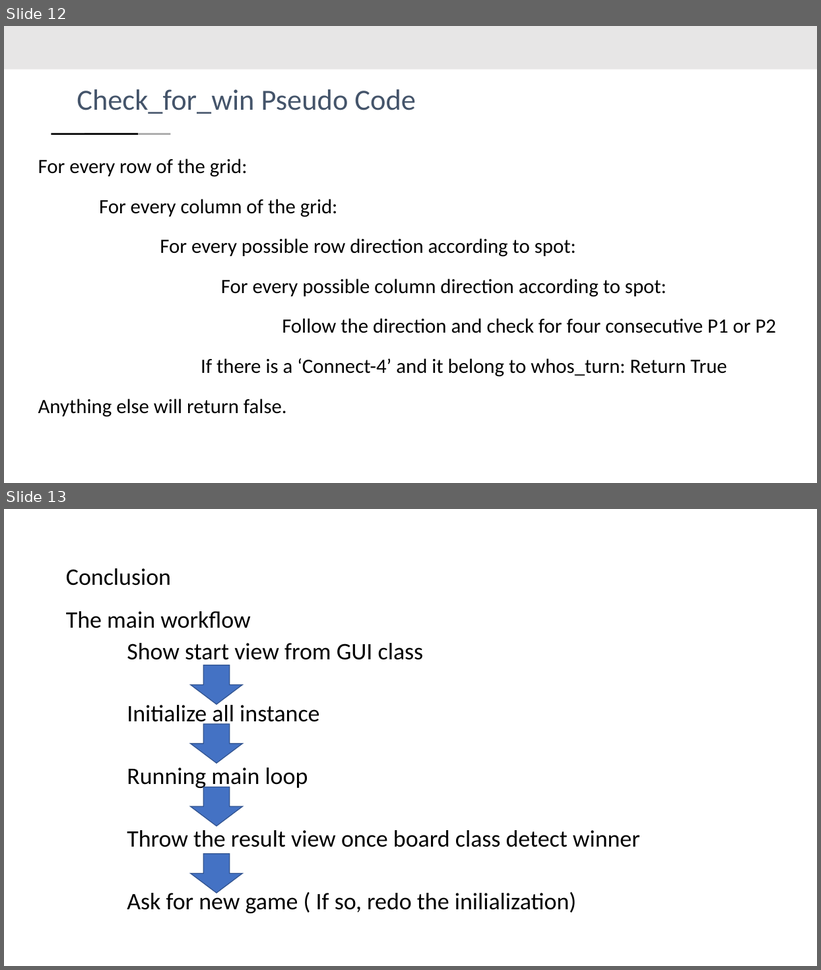
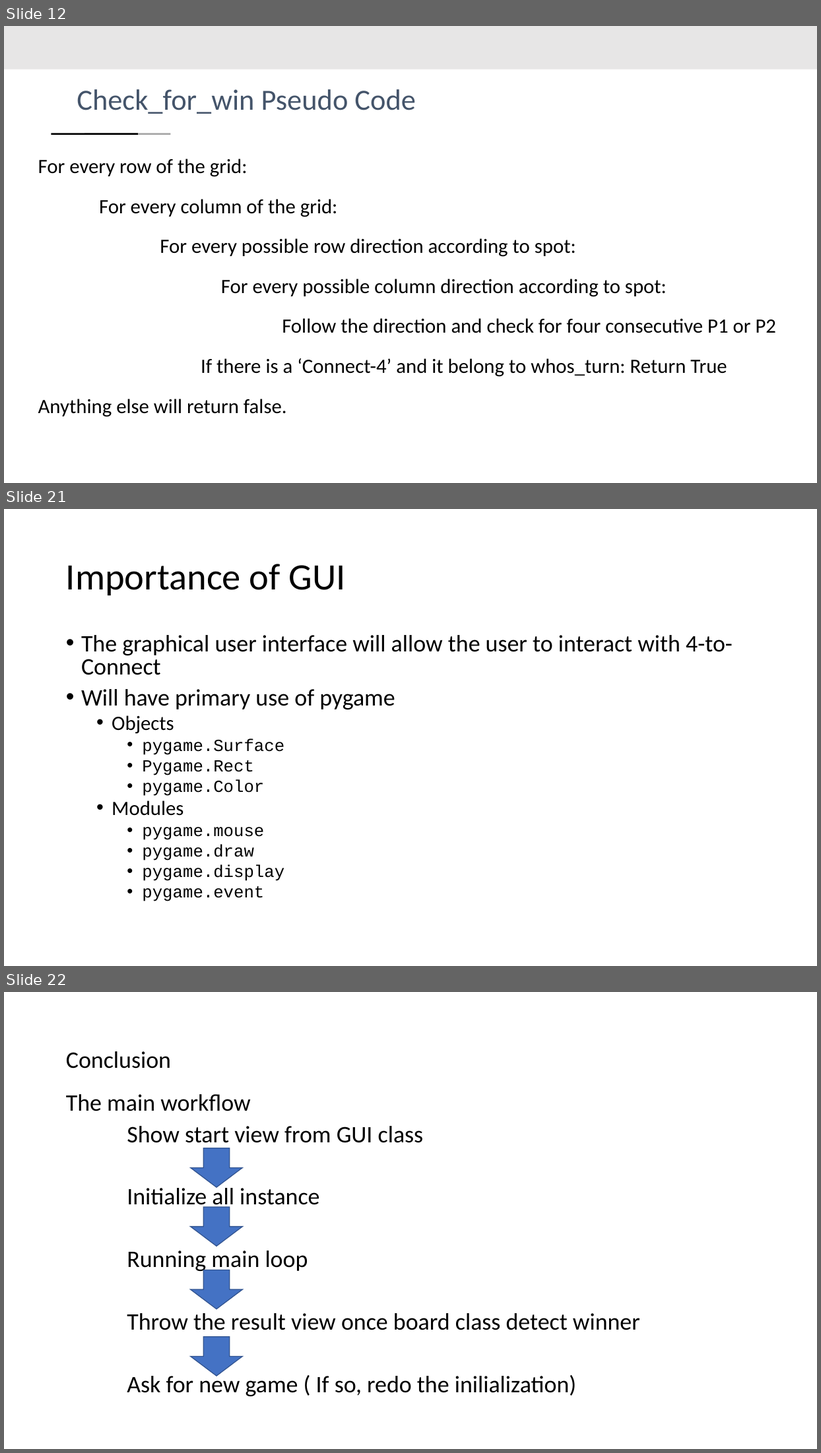
Before and after one commit to yangyaoi/Connect-Four-Project, a slide deck: Documents/design review presentation/Design Presentation Final.pptx. Shown one above the other, each under a label of ours: slides 12 and 13 before the commit, slides 12, 21 and 22 after it; the slides between them are not shown. The pictures are 821x970 and 821x1453 pixels, drawn with LibreOffice and Linux fonts; fonts in the diff are those of the drawing. Boxes give left, top, right and bottom in pixels: in the first picture for what was removed or moved away, otherwise in the second. Text is boxed around its words. In the diff, an @@ line names an element or a change of style, - is before the commit and + after.

```diff
--- a/Documents/design review presentation/Design Presentation Final.pptx
+++ b/Documents/design review presentation/Design Presentation Final.pptx
@@ slide 21 added at [4, 509, 817, 966], background #FFFFFF @@
@@ title added at [66, 564, 345, 595], 44 pt, text #000000 @@
+Importance of GUI
@@ text added at [81, 635, 733, 902], 28 pt, text #000000 @@
+• The graphical user interface will allow the user to interact with 4-to-Connect
+• Will have primary use of pygame
+  • Objects
+    • pygame.Surface
+    • Pygame.Rect
+    • pygame.Color
+  • Modules
+    • pygame.mouse
+    • pygame.draw
+    • pygame.display
+    • pygame.event
@@ what was slide 13 is now slide 22 @@
```
Also in this commit, not shown: 3 slides changed, 8 other slides added.
